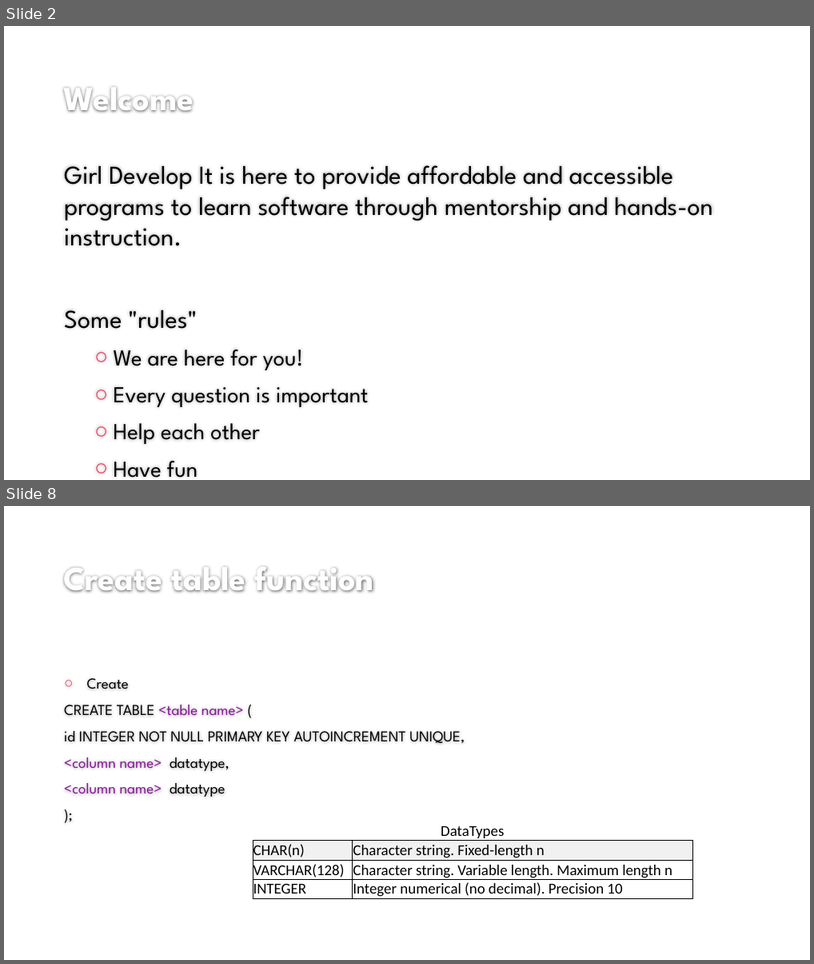
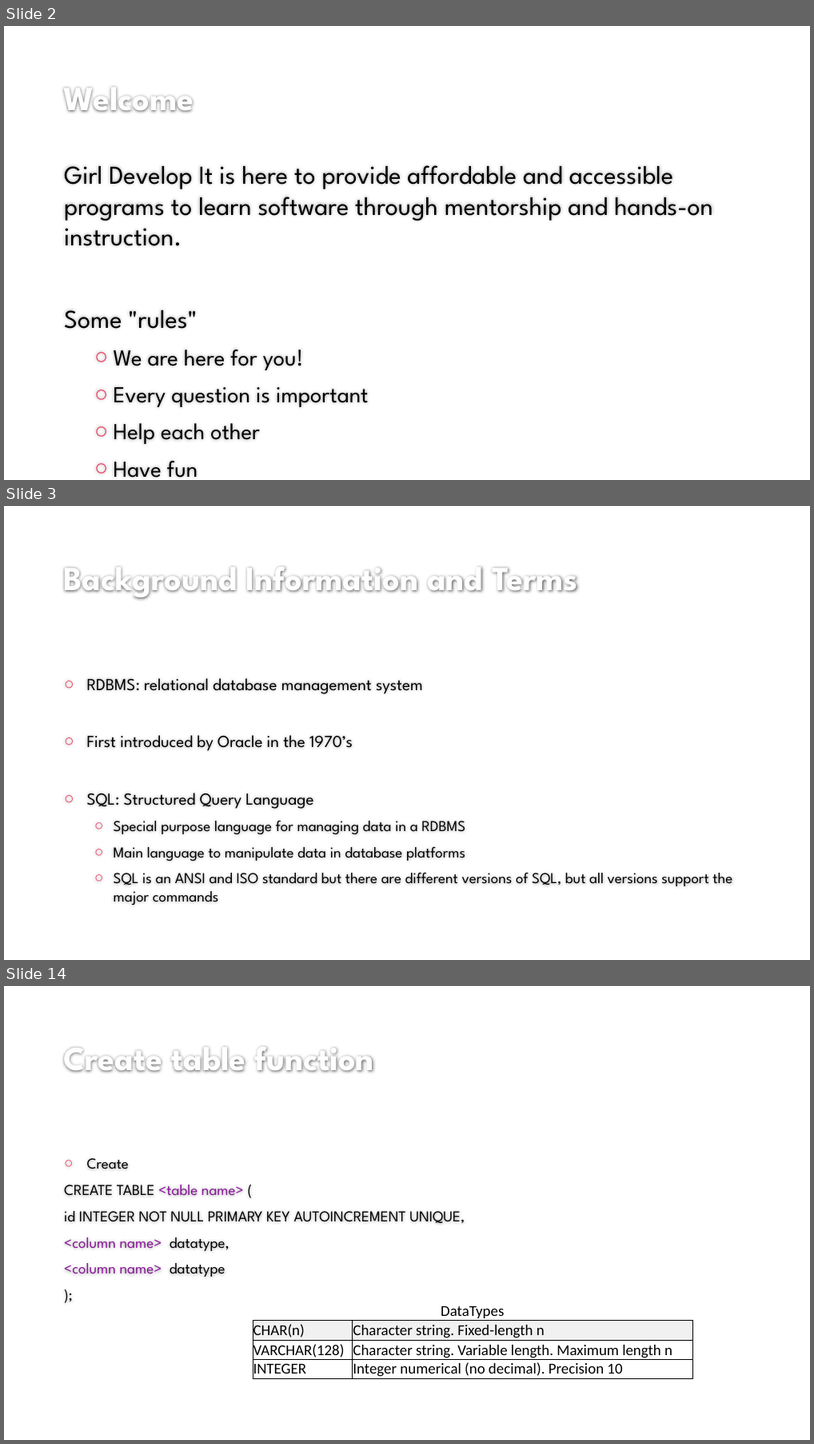
Before and after one commit to mtchem/GDI_Beginning_SQL, a slide deck: Beginning_SQL_pres.pptx. Shown one above the other, each under a label of ours: slides 2 and 8 before the commit, slides 2, 3 and 14 after it; the slides between them are not shown. The pictures are 814x964 and 814x1444 pixels, drawn with LibreOffice and Linux fonts; fonts in the diff are those of the drawing; background and template pictures are left out. Boxes give left, top, right and bottom in pixels: in the first picture for what was removed or moved away, otherwise in the second. Text is boxed around its words. In the diff, an @@ line names an element or a change of style, - is before the commit and + after.

Commit message:
first ll slides done

```diff
--- a/Beginning_SQL_pres.pptx
+++ b/Beginning_SQL_pres.pptx
@@ slide 3 added at (4, 506, 810, 960), background #FFFFFF @@
@@ title added at (64, 566, 578, 600), 40 pt, text #FEFEFE, bold @@
+Background Information and Terms
@@ text added at (87, 678, 733, 905), 18 pt, text #000000 @@
+○ RDBMS: relational database management system
+○ First introduced by Oracle in the 1970’s
+○ SQL: Structured Query Language
+  ○ Special purpose language for managing data in a RDBMS
+  ○ Main language to manipulate data in database platforms
+  ○ SQL is an ANSI and ISO standard but there are different versions of SQL, but all versions support the major commands
@@ what was slide 8 is now slide 14 @@
```
Also in this commit, not shown: 3 slides changed, 7 other slides added, 2 slides removed.
